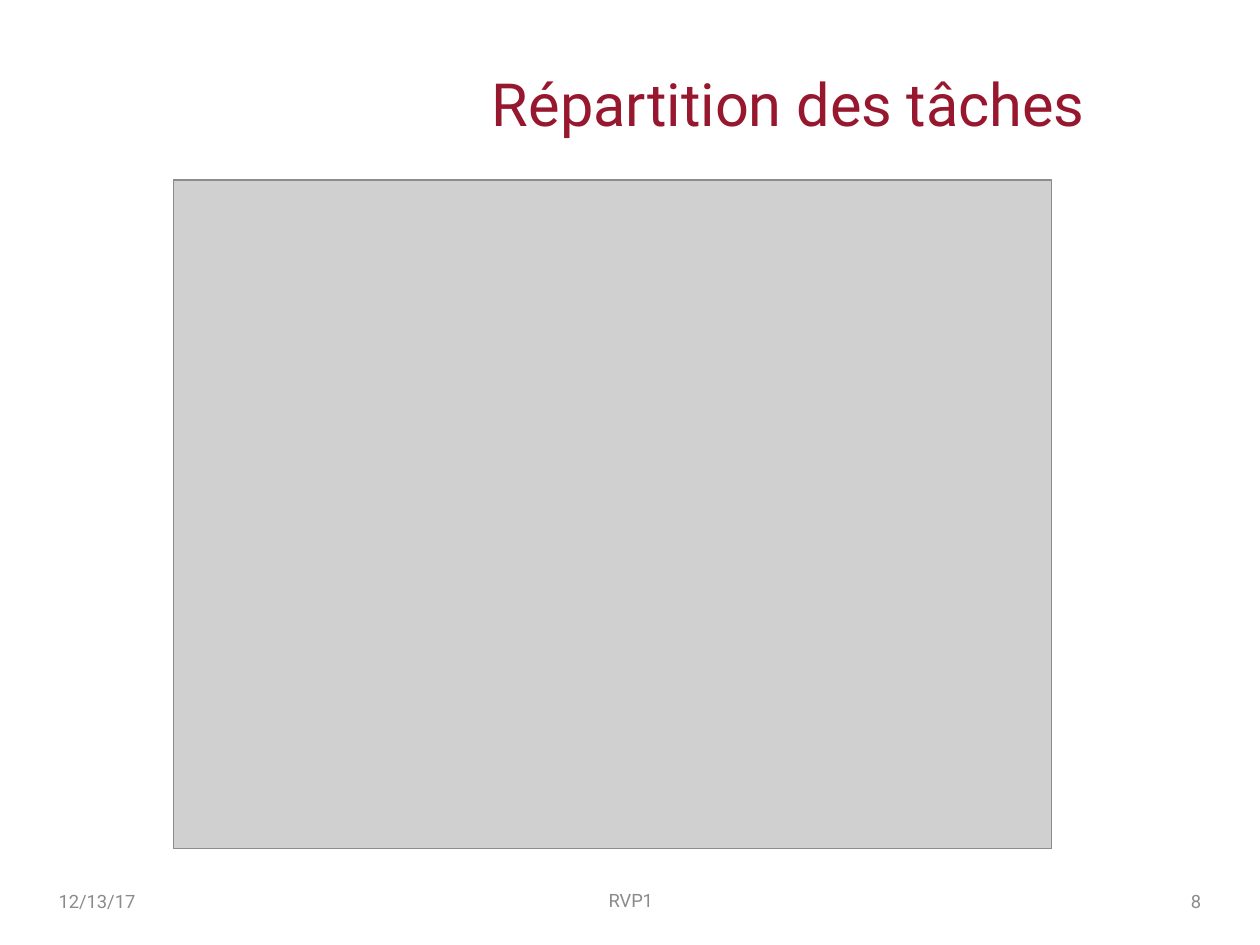
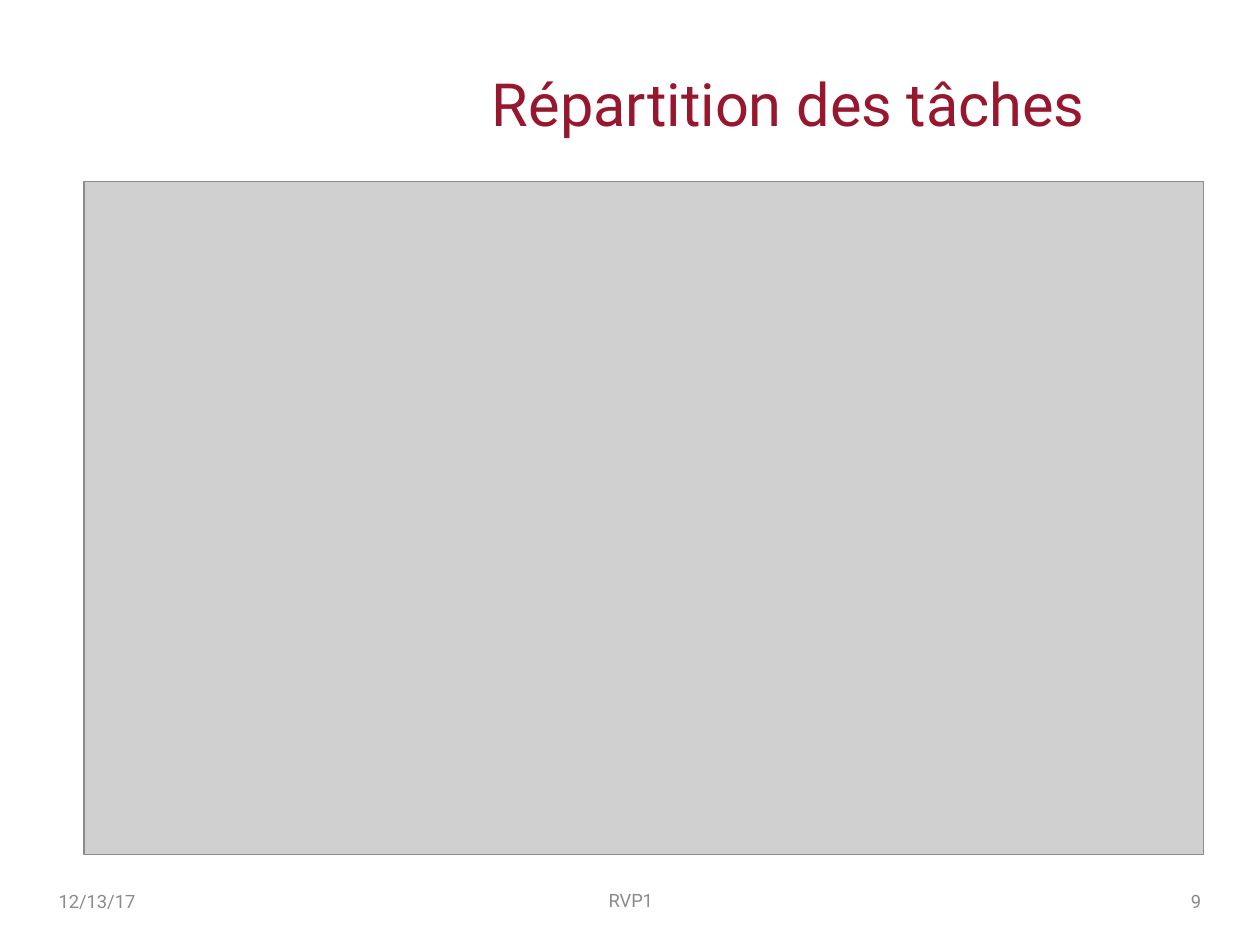
Before and after one commit to PingouinsECL/documents, a slide deck: slide 9 of RVP1.pptx (slide 8 before the commit). Drawn at 1260x945 pixels with LibreOffice and Linux fonts; fonts in the diff are those of the drawing; grey boxes stand for pictures; background and template pictures are left out. Boxes give left, top, right and bottom in pixels: in the first picture for what was removed or moved away, otherwise in the second. Text is boxed around its words. In the diff, an @@ line names an element or a change of style, - is before the commit and + after.

```diff
--- a/RVP1.pptx
+++ b/RVP1.pptx
@@ picture: place and size @@
-picture at (174,180,1052,849)
+picture at (84,181,1205,854)
@@ page number at (1191,895,1201,908): text changed @@
-8
+9
```
Also in this commit, not shown: 2 other slides changed.
